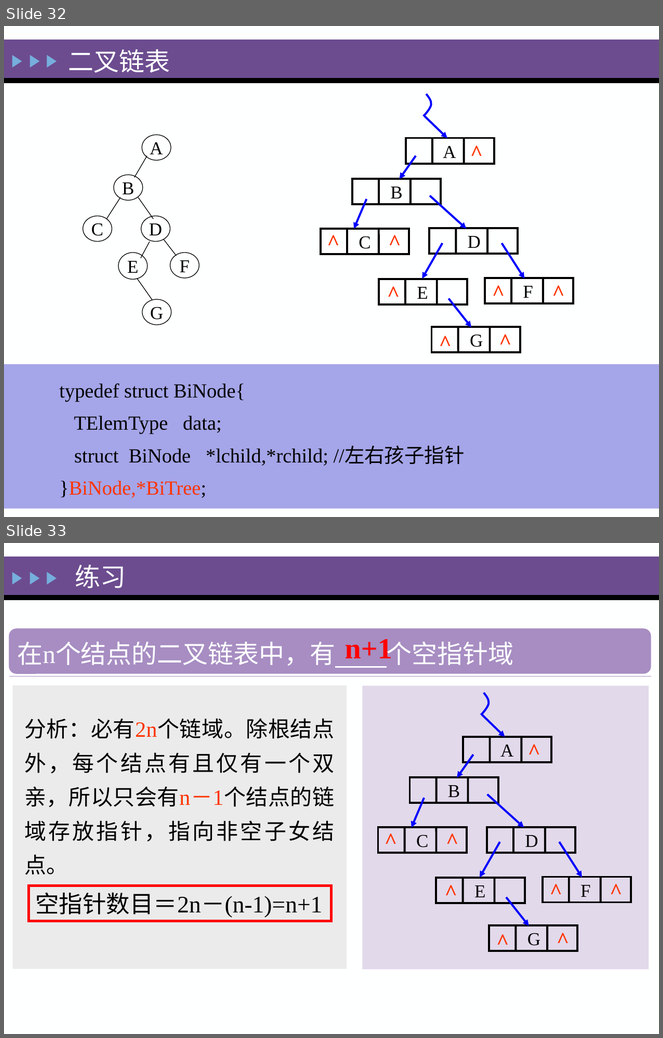
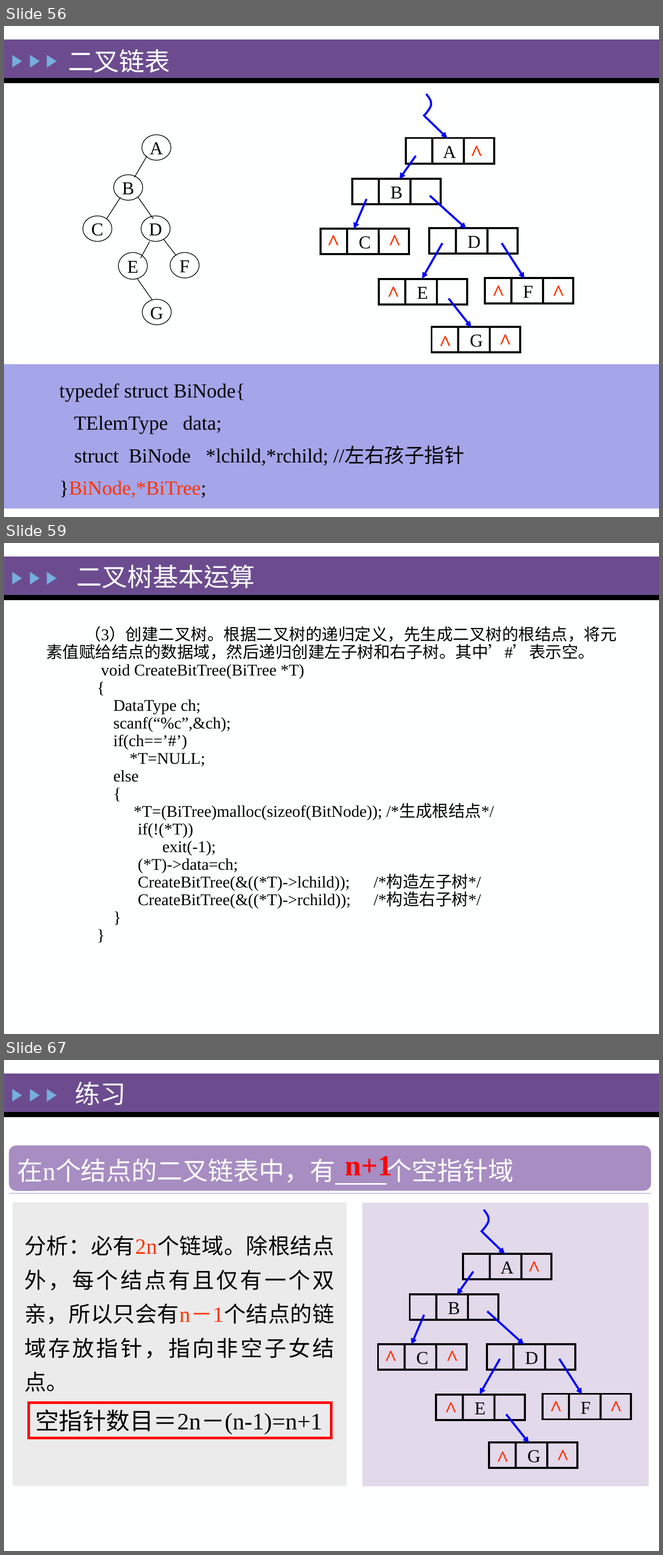
Before and after one commit to zeemeil/zeemeil.github.io, a slide deck: files/2025_1_DS/0402_DS_Tree.pptx. Shown one above the other, each under a label of ours: slides 32 and 33 before the commit, slides 56, 59 and 67 after it; the slides between them are not shown. The pictures are 663x1038 and 663x1555 pixels, drawn with LibreOffice and Linux fonts; fonts in the diff are those of the drawing. Boxes give left, top, right and bottom in pixels: in the first picture for what was removed or moved away, otherwise in the second. Text is boxed around its words. In the diff, an @@ line names an element or a change of style, - is before the commit and + after.

```diff
--- a/files/2025_1_DS/0402_DS_Tree.pptx
+++ b/files/2025_1_DS/0402_DS_Tree.pptx
@@ slide 59 added at bbox=[4, 543, 659, 1034], background #FEFFFF; not listed: 5 template elements that a slide beside it also shows @@
@@ title added at bbox=[77, 564, 255, 588], 28 pt, text #FEFFFF @@
+二叉树基本运算
@@ text added at bbox=[46, 626, 617, 909], 18 pt, text #000000 @@
+（3）创建二叉树。根据二叉树的递归定义，先生成二叉树的根结点，将元素值赋给结点的数据域，然后递归创建左子树和右子树。其中’#’表示空。
+void CreateBitTree(BiTree *T)
+{
+DataType ch;
+scanf(“%c”,&ch);
+if(ch==’#’)
+*T=NULL;
+else
+{
+*T=(BiTree)malloc(sizeof(BitNode)); /*生成根结点*/
+if(!(*T))
+exit(-1);
+(*T)->data=ch;
+CreateBitTree(&((*T)->lchild)); /*构造左子树*/
+CreateBitTree(&((*T)->rchild)); /*构造右子树*/
+}
+}
@@ what was slide 32 is now slide 56 @@
@@ what was slide 33 is now slide 67 @@
```
Also in this commit, not shown: 2 slides changed, 37 other slides added, 7 other files.
